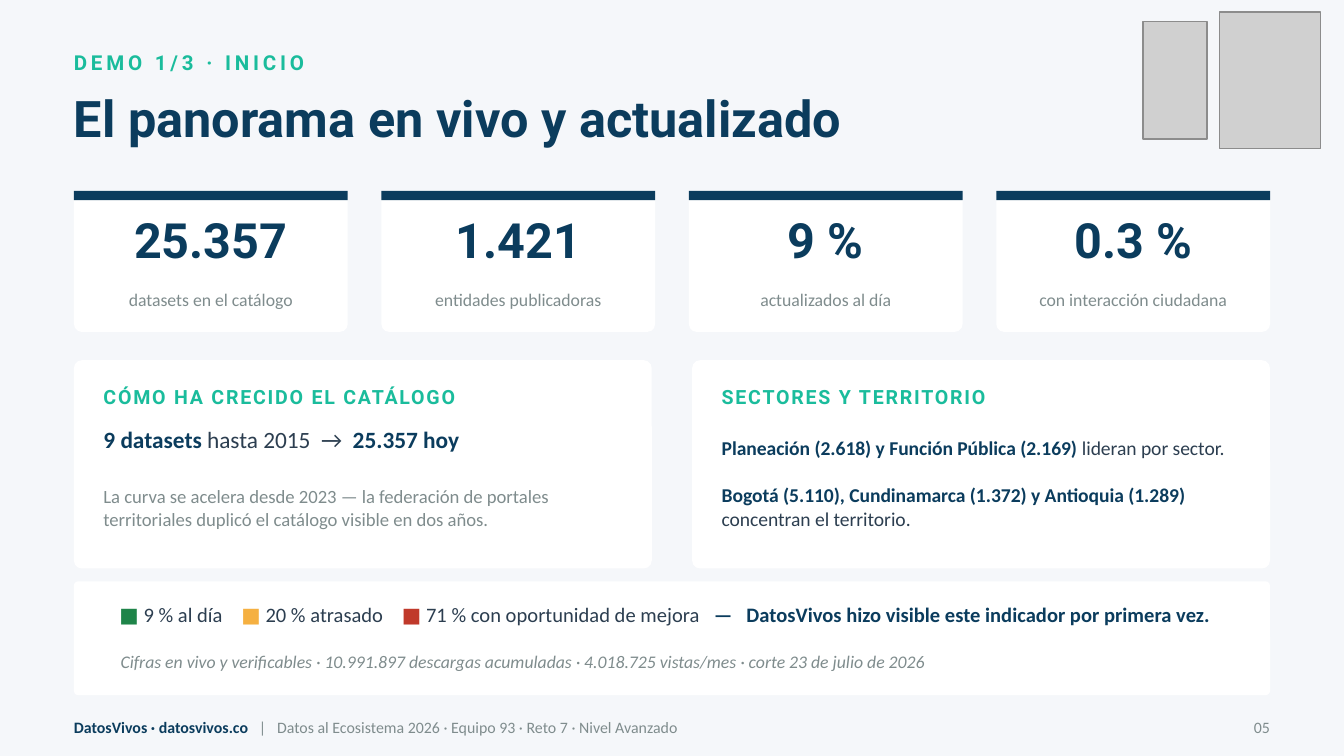
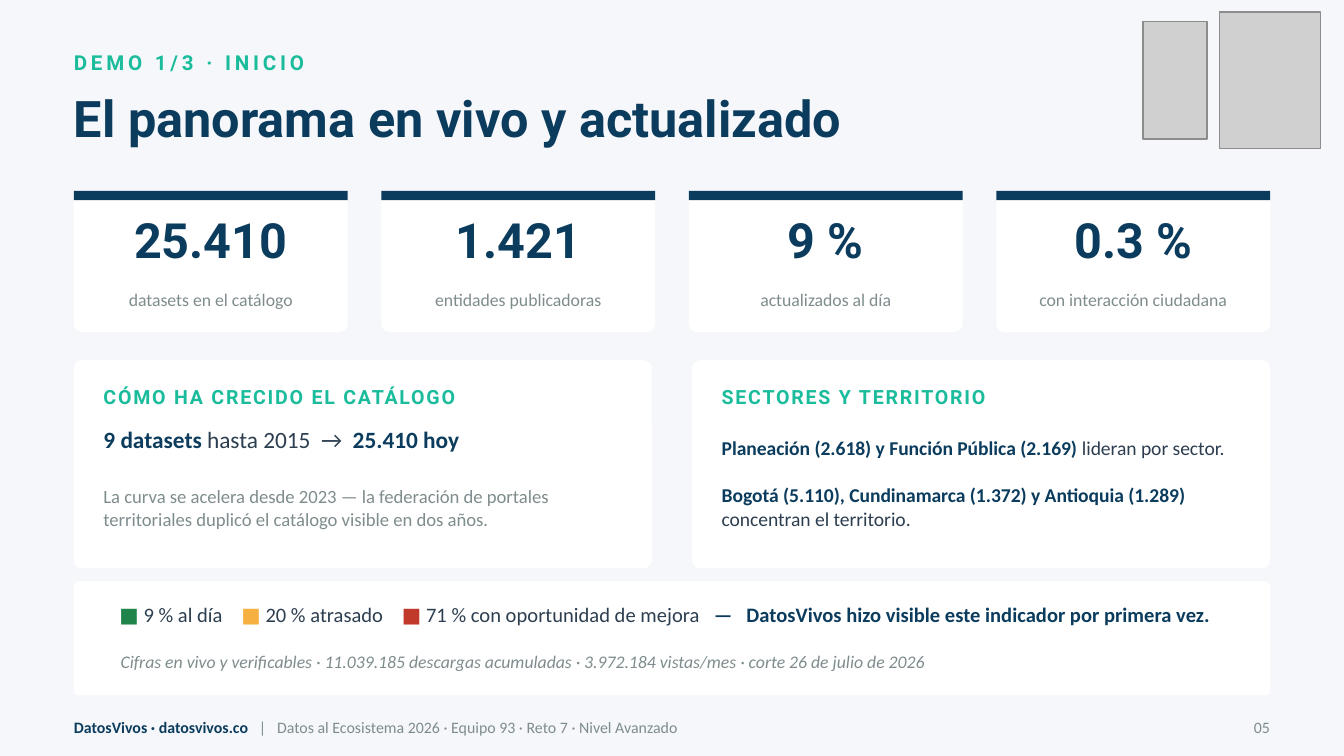
Before and after one commit to jsricop/DatosVivos, a slide deck: slide 5 of recursos/presentacion_v5.pptx. Drawn at 1344x756 pixels with LibreOffice and Linux fonts; fonts in the diff are those of the drawing; grey boxes stand for pictures. Boxes give left, top, right and bottom in pixels: in the first picture for what was removed or moved away, otherwise in the second. Text is boxed around its words. In the diff, an @@ line names an element or a change of style, - is before the commit and + after.

```diff
--- a/recursos/presentacion_v5.pptx
+++ b/recursos/presentacion_v5.pptx
@@ text at box(134, 223, 287, 259): text changed @@
-25.357
+25.410
@@ text at box(103, 431, 459, 452): text changed @@
-9 datasets hasta 2015 → 25.357 hoy
+9 datasets hasta 2015 → 25.410 hoy
@@ text at box(121, 655, 925, 671): text changed @@
-Cifras en vivo y verificables · 10.991.897 descargas acumuladas · 4.018.725 vistas/mes · corte 23 de julio de 2026
+Cifras en vivo y verificables · 11.039.185 descargas acumuladas · 3.972.184 vistas/mes · corte 26 de julio de 2026
```
Also in this commit, not shown: 14 other slides changed, 1 other file.
